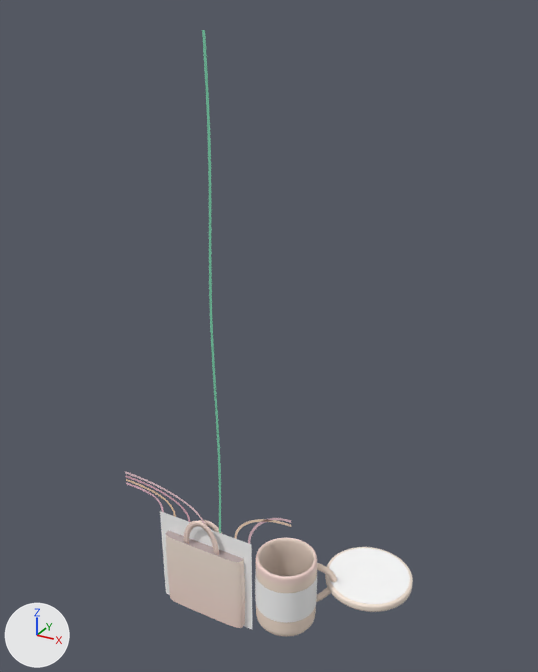
The glTF model feedback/models/weave.glb as it was, and as the next commit left it.
Both versions are drawn from a camera (50 mm lens) standing at (2.31, -3.31, 3.5) and looking at (0.29, 0.36, 1.66). The lights are fixed; the arrows at lower left show +X, +Y and +Z. The older version comes first. Where no turn or scale is listed for an object, it has been applied to the vertices.

In view in the first picture: 'CoasterBody', 'CoasterTop', 'Handle_B', 'Handle_F', 'MugBand', 'MugBody', 'Panel', 'Threads', 'ToteBody'.
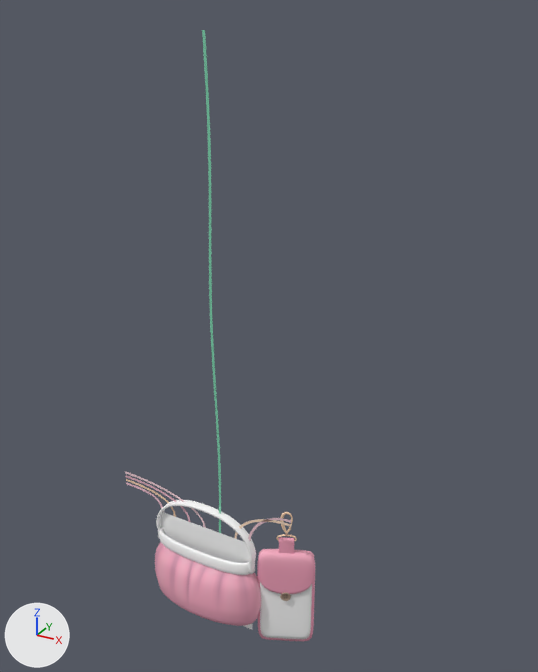
Changed parts and their boxes (x1, y1, x2, y2) in the pictures (538 x 672 px):
'ToteBody', deleted: before (166, 530, 245, 628)
'NoiBody', added (pink): after (155, 542, 261, 626)
'MugBody', deleted: before (256, 538, 337, 637)
'CoasterTop', deleted: before (329, 548, 410, 604)
'LipFront', added: after (260, 582, 312, 639)
'LipFlap', added (pink): after (258, 549, 314, 594)
'MugBand', deleted: before (255, 569, 317, 623)
'NoiBand', added: after (159, 527, 249, 575)
'NoiHandle', added: after (156, 500, 256, 574)
'CoasterBody', deleted: before (325, 547, 413, 612)
'LipBody', added: after (257, 560, 315, 641)
'Handle_F', deleted: before (184, 521, 219, 555)
'LipLoop', added: after (279, 537, 294, 554)
'LipClasp', added: after (276, 512, 297, 541)
'Handle_B', deleted: before (199, 520, 222, 533)
'LipButton', added: after (280, 593, 291, 601)

Patch to the scene script:
```diff
--- a/feedback/models/weave.glb.py
+++ b/feedback/models/weave.glb.py
@@ mat_defaultmaterial_009 @@
+mat_defaultmaterial_009 = bpy.data.materials.new('DefaultMaterial.009')
+mat_defaultmaterial_009.use_nodes = True; mat_defaultmaterial_009.node_tree.nodes.clear()
+_N = mat_defaultmaterial_009.node_tree.nodes; _L = mat_defaultmaterial_009.node_tree.links
+n0 = _N.new('ShaderNodeOutputMaterial'); n0.name = 'Material Output'
+n1 = _N.new('ShaderNodeBsdfPrincipled'); n1.name = 'Principled BSDF'
+n2 = _N.new('ShaderNodeVertexColor'); n2.name = 'Color Attribute'
+_L.new(n1.outputs[0], n0.inputs[0])  # 'BSDF' to 'Surface'
+_L.new(n2.outputs[0], n1.inputs[0])  # 'Color' to 'Base Color'
@@ ob_coasterbody @@
-ob_coasterbody = bpy.data.objects.new('CoasterBody', me_coasterbody)
@@ ob_coastertop @@
-ob_coastertop = bpy.data.objects.new('CoasterTop', me_coastertop)
@@ ob_mugband @@
-ob_mugband = bpy.data.objects.new('MugBand', me_mugband)
@@ ob_mugbody @@
-ob_mugbody = bpy.data.objects.new('MugBody', me_mugbody)
@@ ob_handle_b @@
-ob_handle_b = bpy.data.objects.new('Handle_B', me_handle_b)
@@ ob_handle_f @@
-ob_handle_f = bpy.data.objects.new('Handle_F', me_handle_f)
@@ ob_totebody @@
-ob_totebody = bpy.data.objects.new('ToteBody', me_totebody)
@@ ob_liploop @@
+ob_liploop = bpy.data.objects.new('LipLoop', me_liploop)  # 482 vertices, 960 faces; spans x -0.0512..0.0512, y -0.0357..0.0357, z -0.0736..0.0736
+ob_liploop.location = (0.549, 0.122, 0.324)
@@ ob_lipfront @@
+ob_lipfront = bpy.data.objects.new('LipFront', me_lipfront)  # 898 vertices, 1792 faces; spans x -0.158..0.154, y -0.071..0.079, z -0.333..0.333
+ob_lipfront.location = (0.563, 0.092, -0.09)
@@ ob_lipflap @@
+ob_lipflap = bpy.data.objects.new('LipFlap', me_lipflap)  # 1450 vertices, 2896 faces; spans x -0.18..0.179, y -0.109..0.113, z -0.155..0.155
+ob_lipflap.location = (0.55, 0.12, 0.139)
@@ ob_lipclasp @@
+ob_lipclasp = bpy.data.objects.new('LipClasp', me_lipclasp)  # 950 vertices, 1892 faces; spans x -0.059..0.059, y -0.03..0.03, z -0.114..0.114
+ob_lipclasp.location = (0.549, 0.122, 0.488)
@@ ob_lipbutton @@
+ob_lipbutton = bpy.data.objects.new('LipButton', me_lipbutton)  # 378 vertices, 736 faces; spans x -0.0308..0.0329, y -0.0213..0.0149, z -0.034..0.034
+ob_lipbutton.location = (0.57, 0.078, -0.036)
@@ ob_lipbody @@
+ob_lipbody = bpy.data.objects.new('LipBody', me_lipbody)  # 962 vertices, 1920 faces; spans x -0.177..0.177, y -0.098..0.098, z -0.37..0.37
+ob_lipbody.location = (0.549, 0.122, -0.09)
@@ ob_noihandle @@
+ob_noihandle = bpy.data.objects.new('NoiHandle', me_noihandle)  # 1154 vertices, 2304 faces; spans x -0.379..0.379, y -0.029..0.029, z -0.191..0.191
+ob_noihandle.location = (0.0, 0.0, 0.333)
@@ ob_noibody @@
+ob_noibody = bpy.data.objects.new('NoiBody', me_noibody)  # 3362 vertices, 6720 faces; spans x -0.421..0.421, y -0.175..0.175, z -0.235..0.235
+ob_noibody.location = (0.0, 0.0, -0.065)
@@ ob_noiband @@
+ob_noiband = bpy.data.objects.new('NoiBand', me_noiband)  # 1344 vertices, 2688 faces; spans x -0.366..0.366, y -0.089..0.089, z -0.051..0.051
+ob_noiband.location = (0.0, 0.0, 0.174)
```
